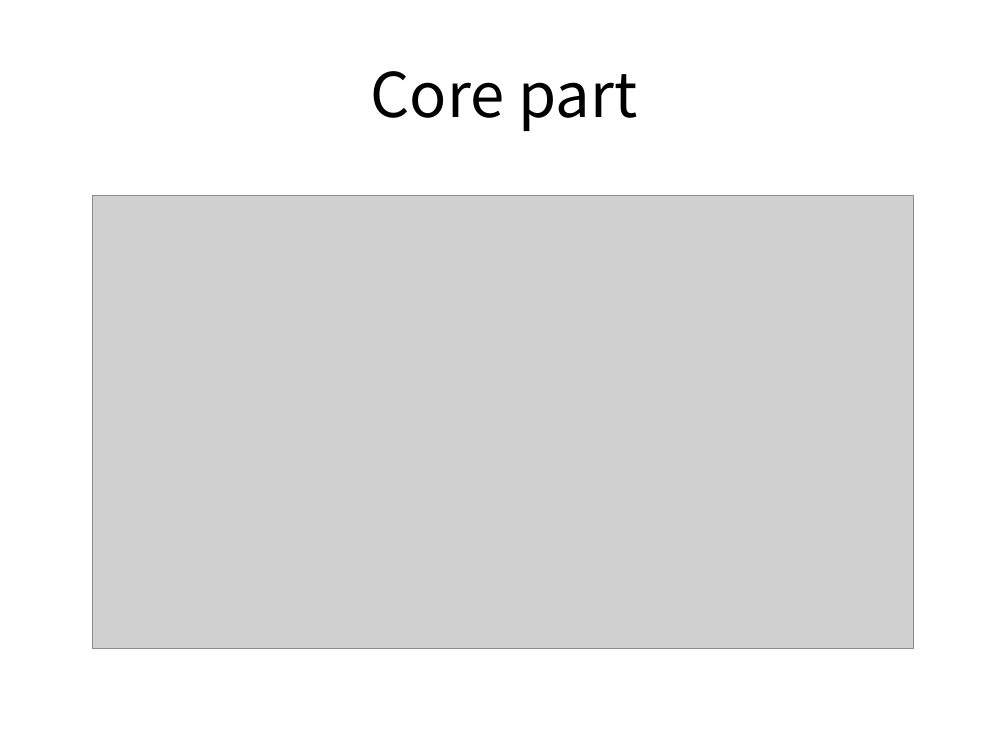
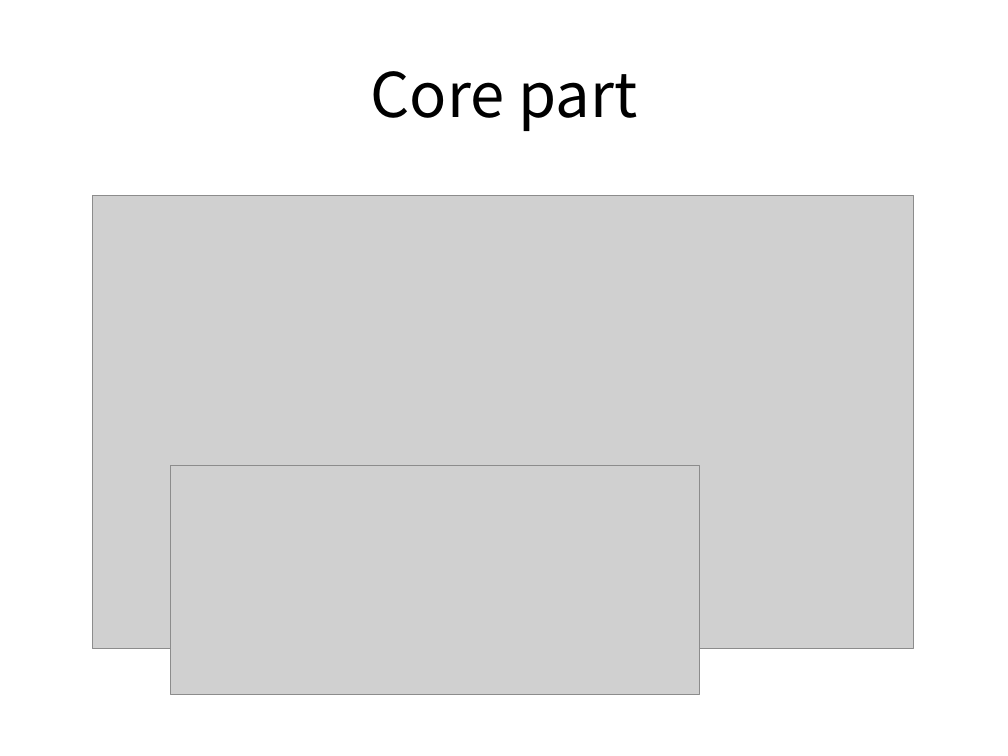
Before and after one commit to 3to80/Algorithm, a slide deck: slide 16 of ETC/Box final.pptx. Drawn at 1008x756 pixels with LibreOffice and Linux fonts; fonts in the diff are those of the drawing; grey boxes stand for pictures. Boxes give left, top, right and bottom in pixels: in the first picture for what was removed or moved away, otherwise in the second. Text is boxed around its words. In the diff, an @@ line names an element or a change of style, - is before the commit and + after.

```diff
--- a/ETC/Box final.pptx
+++ b/ETC/Box final.pptx
@@ picture added at <box>170,466,700,695</box> @@
```
